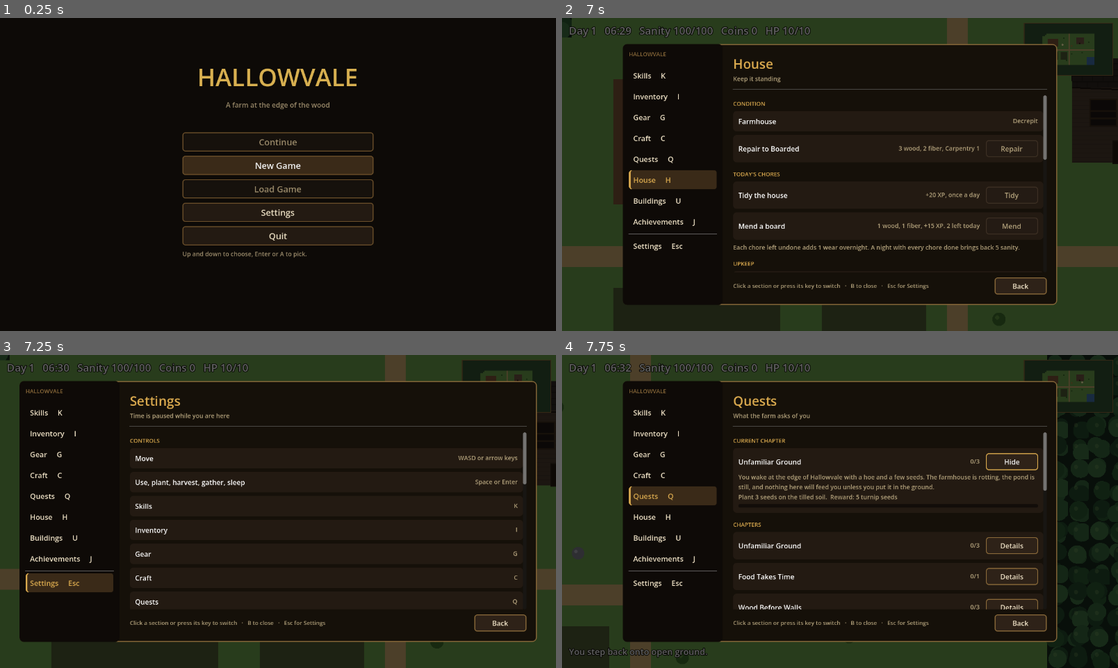
Above: before the commit, frames 1-4 (two rows, left to right).
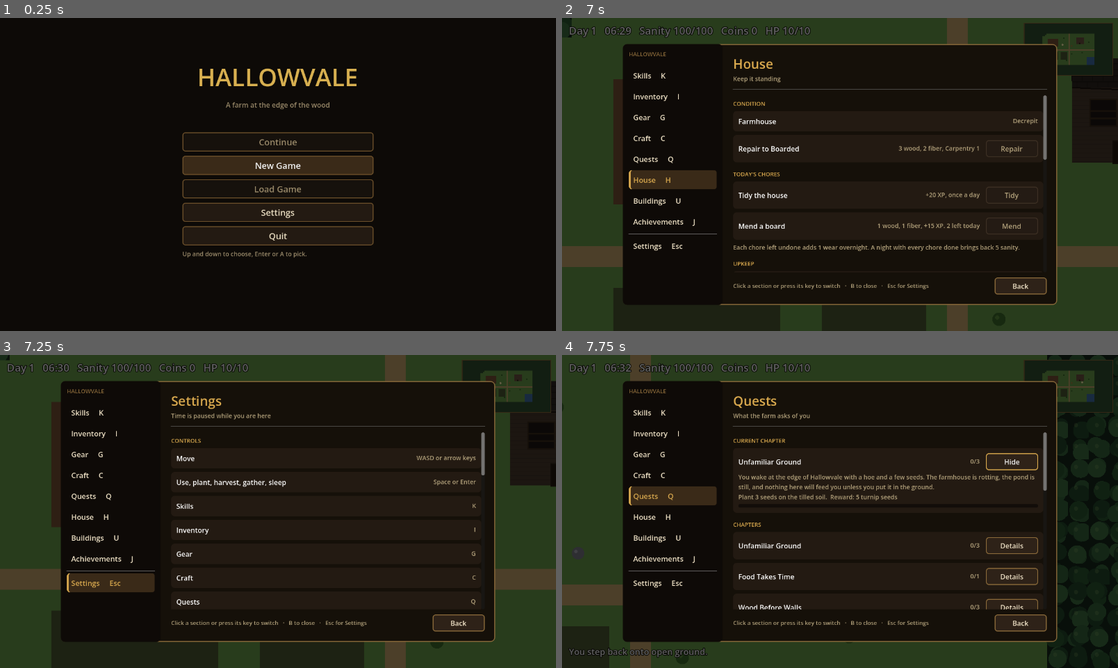
Above: after the commit, the same moments.

Repository: joshj1108/CrowCreekHollow
Game: Godot game, scene res://scenes/main.tscn
Same seed, same stepped clock (60 frames per second), same inputs: the game is played once before the commit and once after it.
Inputs (mouse positions are in pixels of both pictures, inside the frame that each line leads up to):
- Up to frame 1 (0.25 s): no input
- Up to frame 2 (7 s): click "New Game" at 0.5 s; click "Slot 1: empty" at 1.25 s; click "Menu" at 2 s; click "Skills K" at 2.75 s; tap Space (use) every 0.75 s from 3.5 to 6.5 s; move the mouse to (812, 237) at 3.52 s; hold W (move_up) 3.53-5.03 s; tap J (achievements) at 3.6 s; click (812, 237) at 3.67 s; move the mouse to (1006, 221) at 4.27 s; tap U (buildings) at 4.35 s; move the mouse to (673, 127) at 5.02 s; hold A (move_left) 5.03-6.53 s; tap C (craft) at 5.1 s; move the mouse to (867, 174) at 5.77 s; tap G (gear) at 5.85 s; click (867, 174) at 5.92 s; move the mouse to (756, 96) at 6.52 s; hold S (move_down) from 6.53 s (still down); tap H (house) at 6.6 s
- Up to frame 3 (7.25 s): keep holding S (move_down); tap Escape (settings) at 7.15 s
- Up to frame 4 (7.75 s): tap Space (use) at 7.25 s; move the mouse to (962, 495) at 7.27 s; release S (move_down) at 7.28 s; hold D (move_right) from 7.28 s (still down); tap Q (quests) at 7.35 s

Frames 1-2 are identical in both runs. In frame 3, 14% of the frame differs, in the area x 3-97%, y 8-92%; in frame 4, nothing differs.

Commit message:
Fit the menu to smaller windows, and add quit to the main menu from Settings
Long card values wrap under their name instead of widening the menu, and
the menu frame shrinks to fit a window smaller than 1000 by 600. The
in-game Settings gets a Game section: save and quit to the main menu
(from the farm only), or quit without saving. The chosen slot carries
over to the start screen.

Co-Authored-By: Claude Haiku 5.5 <noreply@anthropic.com>
Claude-Session: https://claude.ai/code/session_016EvHBYyFANDWxunM27u84C

Diff:
--- a/scripts/action_bar.gd
+++ b/scripts/action_bar.gd
@@ -7,6 +7,7 @@
 ## section shows and handles its actions.
 
 signal tab_pressed(tab_name: String)
+var menu_frame: PanelContainer
 signal action_pressed(action_id: String)
 
 const TABS := [
@@ -107,10 +108,12 @@
 	var frame := PanelContainer.new()
 	frame.add_theme_stylebox_override("panel", _box(COL_FRAME, COL_BORDER, 2, 10, 0))
 	frame.set_anchors_preset(Control.PRESET_CENTER)
-	frame.custom_minimum_size = Vector2(1000, 600)
 	frame.grow_horizontal = Control.GROW_DIRECTION_BOTH
 	frame.grow_vertical = Control.GROW_DIRECTION_BOTH
 	overlay.add_child(frame)
+	menu_frame = frame
+	_fit_frame()
+	get_viewport().size_changed.connect(_fit_frame)
 
 	var split := HBoxContainer.new()
 	split.add_theme_constant_override("separation", 0)
@@ -201,6 +204,12 @@
 	return overlay
 
 
+# The menu is 1000 by 600 when the window allows, and shrinks to fit a smaller window.
+func _fit_frame() -> void:
+	var view := get_viewport().get_visible_rect().size
+	menu_frame.custom_minimum_size = Vector2(minf(1000.0, view.x - 40.0), minf(600.0, view.y - 40.0))
+
+
 func show_panel(tab: String, rows: Array) -> void:
 	# Only rebuild when the content changes, so buttons aren't recreated mid-click.
 	var key := JSON.stringify([tab, rows])
@@ -305,11 +314,18 @@
 	name_control.size_flags_horizontal = Control.SIZE_EXPAND_FILL
 	line.add_child(name_control)
 
+	# Short values sit beside the name. Long ones, such as a tip's text, wrap on their own line
+	# so the card never grows wider than the menu.
 	var value_label := Label.new()
 	value_label.text = str(data.get("value", ""))
 	value_label.add_theme_font_size_override("font_size", 14)
 	value_label.add_theme_color_override("font_color", COL_MUTED)
-	line.add_child(value_label)
+	if value_label.text.length() > 60:
+		value_label.autowrap_mode = TextServer.AUTOWRAP_WORD_SMART
+		value_label.size_flags_horizontal = Control.SIZE_EXPAND_FILL
+		block.add_child(value_label)
+	else:
+		line.add_child(value_label)
 
 	if data.has("button"):
 		var button := Button.new()
--- a/scripts/main.gd
+++ b/scripts/main.gd
@@ -689,6 +689,7 @@
 	_build_map()
 	_generate_world()
 	_find_pond_edges()
+	save_slot = TitleMenu.active_slot
 	# The start screen comes first. The world is built once the player picks Continue, New Game, or a slot.
 	title_menu = TitleMenu.new()
 	title_menu.settings_rows = _settings_rows()
@@ -701,9 +702,47 @@
 	return TitleMenu.slot_path(save_slot)
 
 
+# The Game section of Settings: leaving the farm for the start screen.
+func _game_rows() -> Array:
+	return [
+		{"section": "Game"},
+		{
+			"name": "Save and quit to the main menu",
+			"value": "Saves this game to its slot, then returns to the start screen. Only from the farm.",
+			"button": "Save and quit",
+			"action": "quit_title_save",
+			"enabled": _can_save_and_quit(),
+		},
+		{
+			"name": "Quit to the main menu",
+			"value": "Returns to the start screen without saving. Progress since your last sleep is lost.",
+			"button": "Quit",
+			"action": "quit_title",
+			"enabled": true,
+		},
+	]
+
+
+# Saving only happens on the farm, where the saved position makes sense on load.
+func _can_save_and_quit() -> bool:
+	return not in_cave and not _in_village()
+
+
+# Reloads the scene, which resets everything and shows the start screen. The chosen slot carries over.
+func _quit_to_title(save_first: bool) -> void:
+	if save_first:
+		if not _can_save_and_quit():
+			_show_message("You can only save from the farm.")
+			return
+		_save_game()
+	_close_panel()
+	get_tree().call_deferred("reload_current_scene")
+
+
 # Starts the world from the start screen: Continue or Load Game read the slot, New Game starts fresh.
 func _on_title_start(mode: String, slot: int) -> void:
 	save_slot = slot
+	TitleMenu.active_slot = slot
 	var loaded := mode != "new" and _load_game()
 	if not loaded:
 		_respawn_brush()
@@ -1517,6 +1556,12 @@
 		return
 	if action_id == "unstick":
 		_unstick()
+		return
+	if action_id == "quit_title_save":
+		_quit_to_title(true)
+		return
+	if action_id == "quit_title":
+		_quit_to_title(false)
 		return
 	if action_id == "build_barn" or action_id == "move_barn":
 		_build_barn()
@@ -1629,7 +1674,7 @@
 		"Barn":
 			rows = _barn_rows()
 		"Settings":
-			rows = _settings_rows() + _tip_rows()
+			rows = _settings_rows() + _game_rows() + _tip_rows()
 	action_bar.show_panel(open_tab, rows)
 
 
--- a/scripts/title_menu.gd
+++ b/scripts/title_menu.gd
@@ -9,6 +9,7 @@
 signal quit_requested
 
 const SLOT_COUNT := 3
+static var active_slot := 1   # the slot in play, kept across a return to the start screen
 const LEGACY_SAVE := "user://hallowvale_save.json"
 const COL_TEXT := Color("e8dcc0")
 const COL_GOLD := Color("d8b050")
Not shown, changed: DESIGN.md
